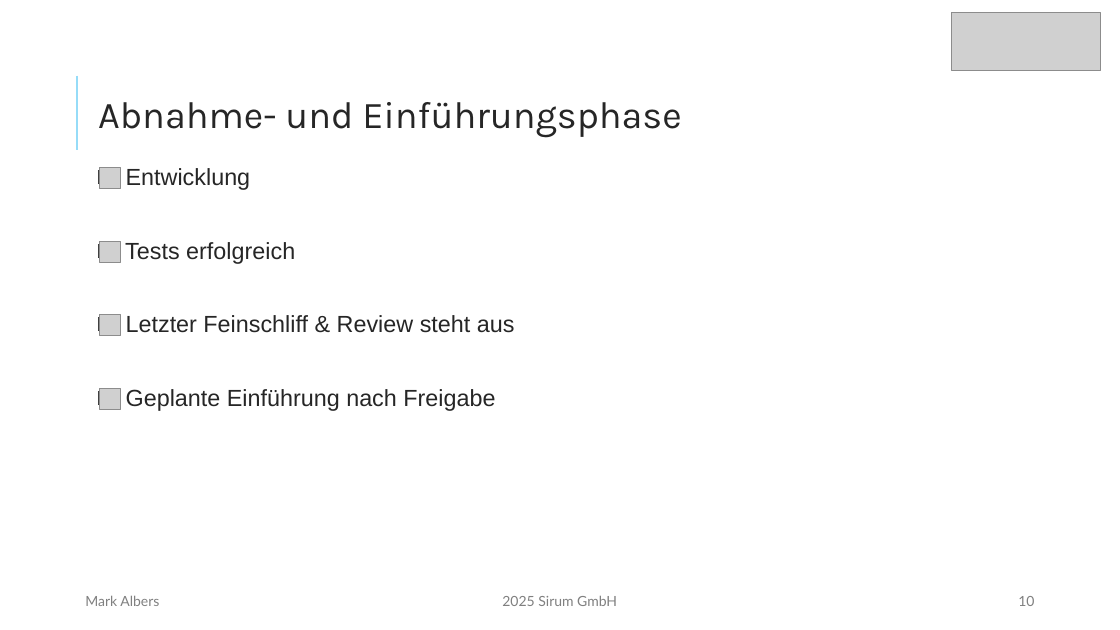
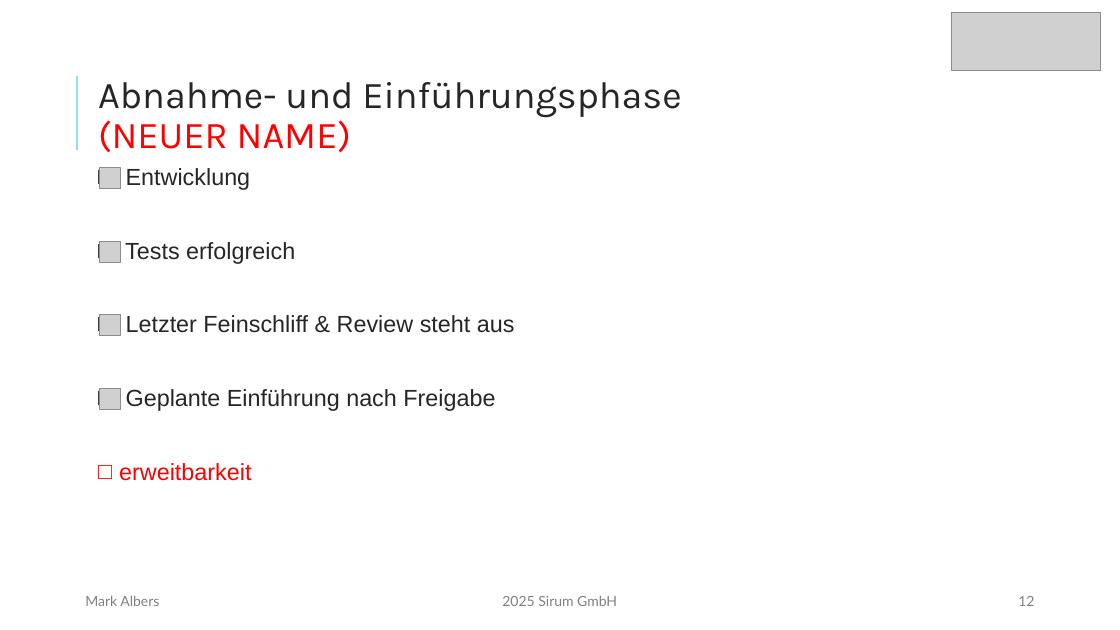
Before and after one commit to mork02/IHK-Projekt, a slide deck: slide 12 of Präsentation/Entwicklung eines Odoo-Moduls zur ZIP-komprimierten Dateiverwaltung im Dokumentenmanagementsystem.pptx (slide 10 before the commit). Drawn at 1120x630 pixels with LibreOffice and Linux fonts; fonts in the diff are those of the drawing; grey boxes stand for pictures. Boxes give left, top, right and bottom in pixels: in the first picture for what was removed or moved away, otherwise in the second. Text is boxed around its words. In the diff, an @@ line names an element or a change of style, - is before the commit and + after.

```diff
--- a/Präsentation/Entwicklung eines Odoo-Moduls zur ZIP-komprimierten Dateiverwaltung im Dokumentenmanagementsystem.pptx
+++ b/Präsentation/Entwicklung eines Odoo-Moduls zur ZIP-komprimierten Dateiverwaltung im Dokumentenmanagementsystem.pptx
@@ title at box(98, 82, 681, 152): text changed @@
-Abnahme- und Einführungsphase
+Abnahme- und Einführungsphase (NEUER NAME)
@@ text at box(119, 463, 251, 481): paragraph added @@
+□ erweitbarkeit
@@ page number at box(1018, 596, 1034, 606): text changed @@
-10
+12
```
Also in this commit, not shown: 6 other slides changed, 1 slide added, 1 slide removed.
